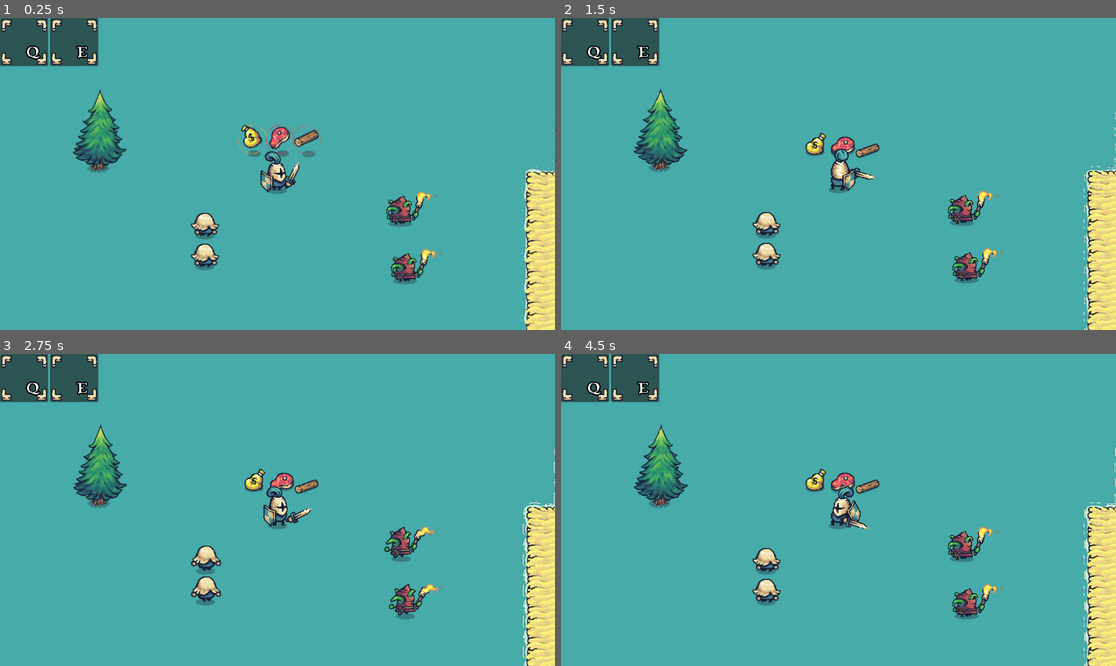
Above: before the commit, frames 1-4 (two rows, left to right).
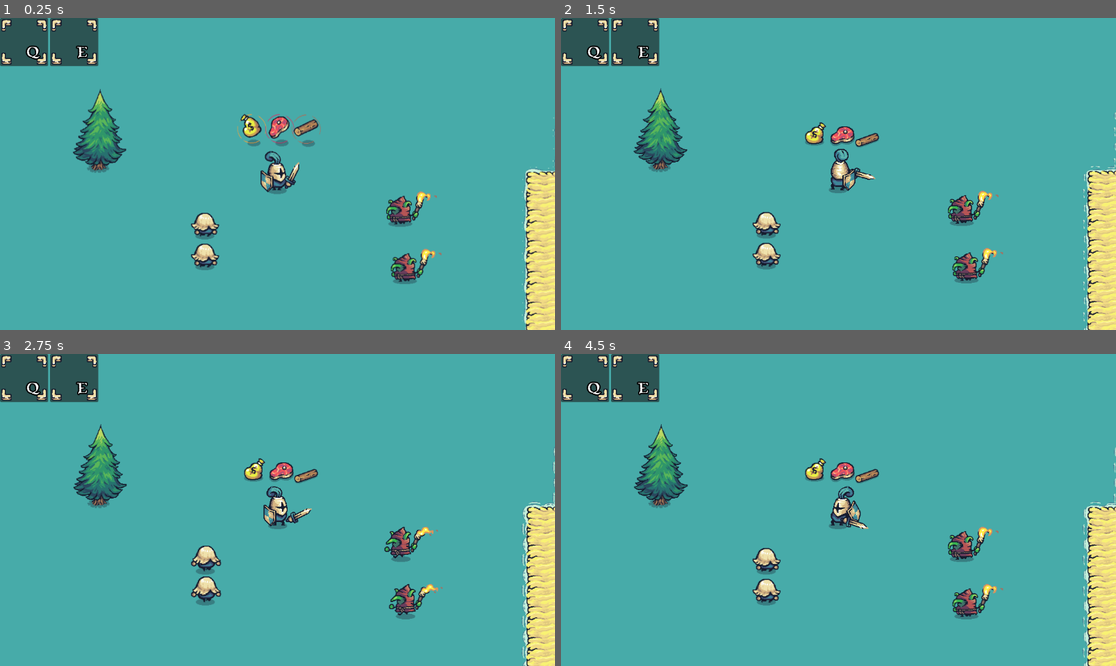
Above: after the commit, the same moments.

Repository: DavidJan06/StrongHero
Game: Godot game, scene res://resources/scenes/main.tscn
Two runs of this game, one before a commit and one after it. Both use one fixed random seed, a clock stepped at 60 frames per second and the inputs below.
Inputs (mouse positions are in pixels of both pictures, inside the frame that each line leads up to):
- Up to frame 1 (0.25 s): no input
- Up to frame 2 (1.5 s): tap Enter at 0.5 s; move the mouse to (810, 145) at 0.52 s; hold Right (ui_right) 0.53-1.28 s; tap Mouse wheel down (Mouse_Scroll_Down) at 0.6 s; click (810, 145) at 0.67 s; move the mouse to (838, 149) at 1.27 s; hold Down (ui_down) from 1.28 s (still down); tap Mouse wheel up (Mouse_Scroll_Up) at 1.35 s; click (838, 149) at 1.42 s
- Up to frame 3 (2.75 s): move the mouse to (305, 481) at 2.02 s; release Down (ui_down) at 2.03 s; hold Right (ui_right) from 2.03 s (still down); hold Q (Use_Item1) from 2.03 s (still down); click (305, 481) at 2.17 s
- Up to frame 4 (4.5 s): move the mouse to (810, 572) at 2.77 s; release Right (ui_right) at 2.78 s; release Q (Use_Item1) at 2.78 s; hold Up (ui_up) 2.78-3.53 s; tap E (Use_Item2) at 2.85 s; click (810, 572) at 2.92 s; move the mouse to (1005, 556) at 3.52 s; hold Left (ui_left) from 3.53 s (still down); tap Mouse wheel down (Mouse_Scroll_Down) at 3.6 s; click (1005, 556) at 3.67 s; move the mouse to (672, 463) at 4.27 s; tap Mouse wheel up (Mouse_Scroll_Up) at 4.35 s; click (672, 463) at 4.42 s

The runs differ from the first frame. In frame 1, 1.2% of the frame differs, in the area x 42-58%, y 30-45%; in frame 2, 0.9%; in frame 3, 0.9%; in frame 4, 0.9%.

Commit message:
Item Fix

Diff:
--- a/resources/scenes/item.tscn
+++ b/resources/scenes/item.tscn
@@ -217,11 +217,11 @@
 item = "Meat"
 
 [node name="AnimatedSprite2D" type="AnimatedSprite2D" parent="."]
+position = Vector2(-1, -22)
 sprite_frames = SubResource("SpriteFrames_rs4kp")
-animation = &"G_Idle"
+animation = &"W_Idle"
 
 [node name="CollisionShape2D" type="CollisionShape2D" parent="."]
-position = Vector2(0, 15)
 shape = SubResource("CircleShape2D_nsh5b")
 
 [connection signal="input_event" from="." to="." method="_on_input_event"]
--- a/resources/scripts/Inventory.gd
+++ b/resources/scripts/Inventory.gd
@@ -8,12 +8,12 @@
 func _on_panel_gui_input(event):
 	if event is InputEventMouseButton:
 		if event.button_index == MOUSE_BUTTON_RIGHT and event.pressed:
-			if held_item:
+			if held_item and !item1:
 				var point = %ItemPoint1
 				item1 = held_item
 				held_item = null
 				item1.reparent(point)
-				item1.global_position = point.global_position + Vector2(0, -15)
+				item1.global_position = point.global_position
 			else:
 				if item1:
 					held_item = item1
@@ -23,12 +23,12 @@
 func _on_panel_2_gui_input(event):
 	if event is InputEventMouseButton:
 		if event.button_index == MOUSE_BUTTON_RIGHT and event.pressed:
-			if held_item:
+			if held_item and !item2:
 				var point = %ItemPoint2
 				item2 = held_item
 				held_item = null
 				item2.reparent(point)
-				item2.global_position = point.global_position + Vector2(0, -15)
+				item2.global_position = point.global_position
 			else:
 				if item2:
 					held_item = item2
